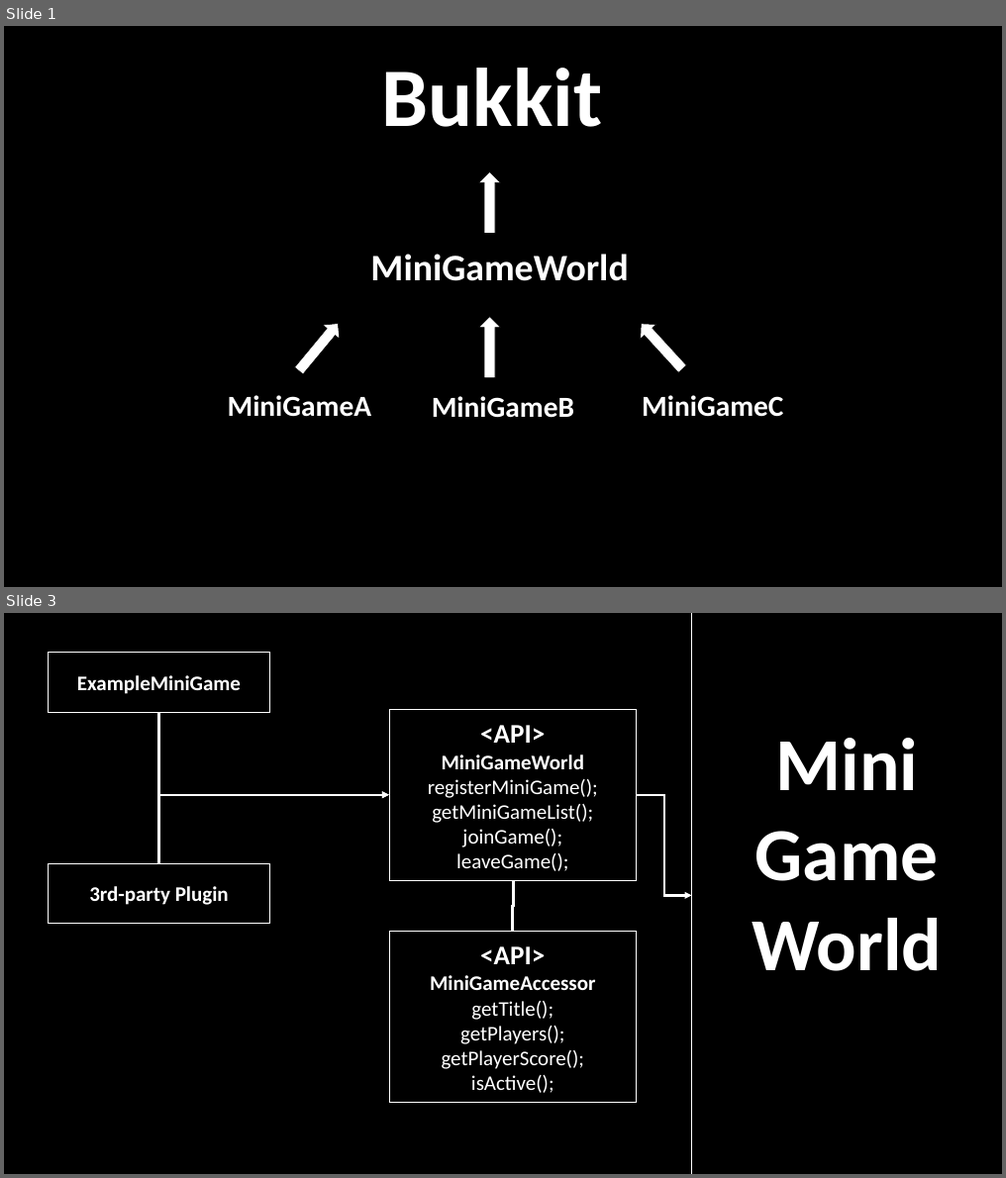
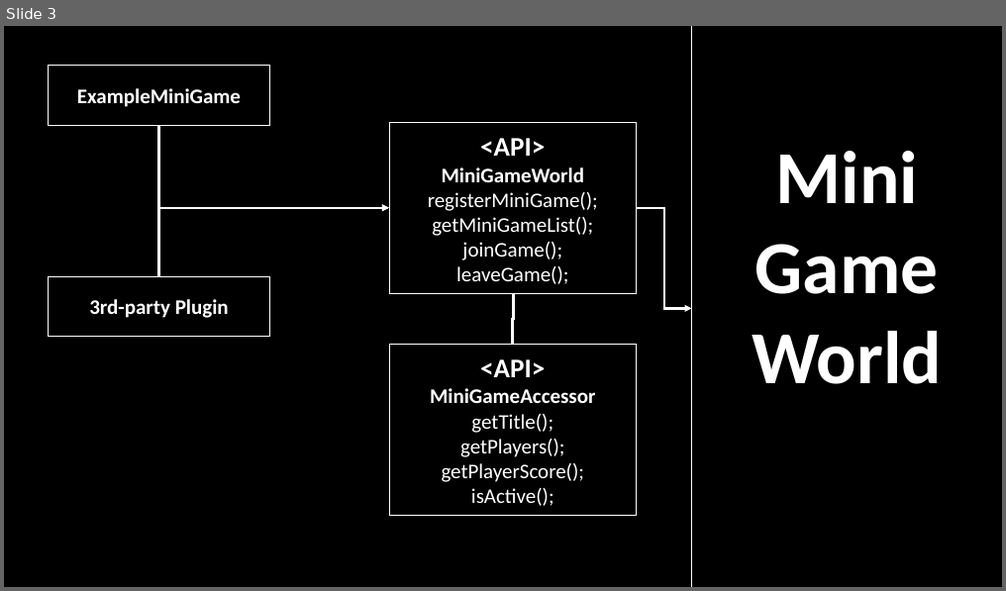
Before and after one commit to MiniGameWorlds/MiniGameWorld, a slide deck: resources/MiniGameWorld.pptx. Shown one above the other, each under a label of ours: slides 1 and 3 before the commit, slide 3 after it; the slides between them are not shown. The pictures are 1006x1178 and 1006x591 pixels, drawn with LibreOffice and Linux fonts; fonts in the diff are those of the drawing. Boxes give left, top, right and bottom in pixels: in the first picture for what was removed or moved away, otherwise in the second. Text is boxed around its words. In the diff, an @@ line names an element or a change of style, - is before the commit and + after.

```diff
--- a/resources/MiniGameWorld.pptx
+++ b/resources/MiniGameWorld.pptx
@@ slide 1 removed at box(4, 26, 1002, 587), background #000000 @@
@@ text removed at box(382, 68, 602, 127) @@
-Bukkit
@@ down arrow removed at box(479, 172, 501, 233) @@
@@ text removed at box(370, 254, 628, 281) @@
-MiniGameWorld
@@ down arrow removed at box(290, 317, 347, 378) @@
@@ down arrow removed at box(479, 317, 501, 378) @@
@@ down arrow removed at box(633, 317, 690, 376) @@
@@ text removed at box(228, 395, 372, 417) @@
-MiniGameA
@@ text removed at box(432, 396, 574, 418) @@
-MiniGameB
@@ text removed at box(642, 395, 783, 417) @@
-MiniGameC
```
Also in this commit, not shown: 2 slides added, 8 other files.
